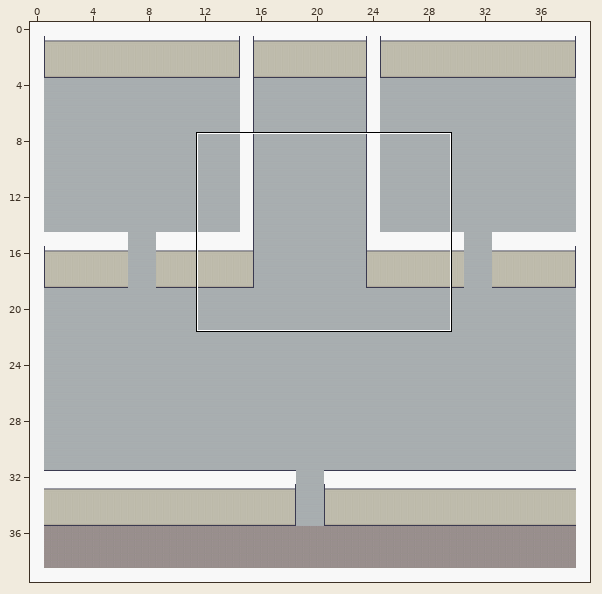
Two versions of a level (Tiled map (JSON), client/public/assets/map/test.tmj). The picture above shows the old version from afar; the outline marks the close-up.
Close-up. Old version:
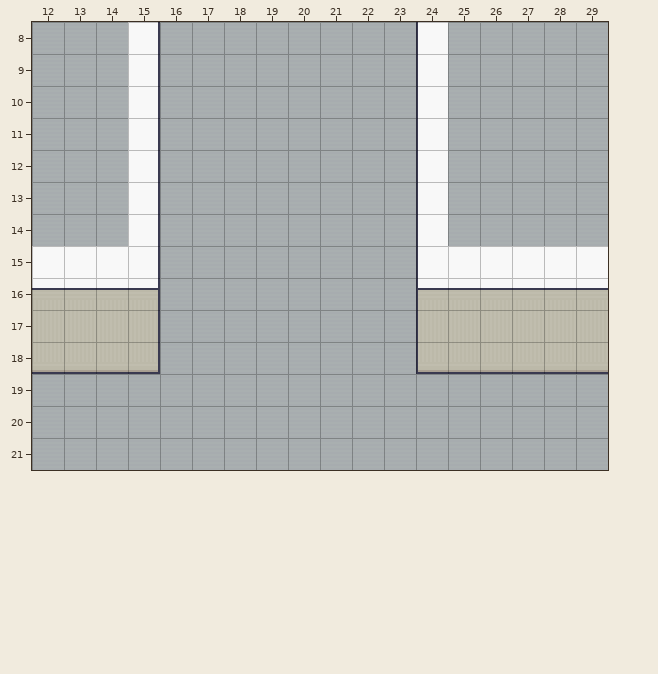
Cells are 32x32 px. Shown: x 12..29, y 8..21. The commit also changed other parts of the map, which this record leaves out.
Now the later version:
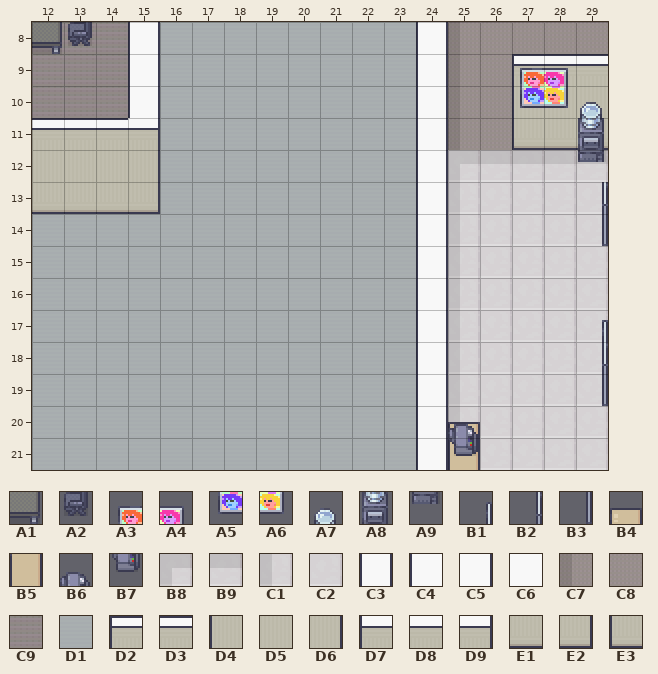
Key: from "Modern_Office_Black_Shadow": A1 45, A2 148, A3 192, A4 193, A5 208, A6 209, A7 252, A8 268, A9 284, B1 416, B2 432, B3 448, B4 692, B5 708, B6 729, B7 745; from "Room_Builder_Floors": B8 454, B9 455, C1 469, C2 470; from "Room_Builder_free_32x32": C3 32, C4 49 turned 270, C5 49 turned 90, C6 66, C7 116, C8 117, C9 151, D1 216, D2 323, D3 324, D4 327, D5 328, D6 329, D7 330, D8 331, D9 332, E1 341, E2 342, E3 347.
__ is an empty cell.
Tiles of an added or newly shown layer are drawn over the layers below it.
Diff:
Layer "Ground":
Tile D1 gives way to one hidden under a higher layer in row 21 at x 25.
The edit turns tile D1 into tile B8 in row 12 at x 25.
The edit turns tile D1 into tile B9 in row 12 at x 26 to 29.
There is now tile C1 in rows 15 to 18 at x 25.
The edit turns tile D1 into tile C1 in rows 13 to 14 at x 25; in rows 19 to 20 at x 25.
There is now tile C2 in rows 15 to 18 at x 26 to 29.
The edit turns tile D1 into tile C2 in rows 13 to 14 at x 26 to 29; in rows 19 to 21 at x 26 to 29.
The edit turns tile D1 into tile C7 in rows 8 to 11 at x 25.
The edit turns tile D1 into tile C8 in row 8 at x 26 to 29; in rows 9 to 11 at x 26.
The edit turns tile D1 into tile C9 in rows 8 to 10 at x 12 to 14.
Layer "Wall":
The edit turns tile C4 into tile C3 in rows 8 to 15 at x 24.
The edit turns tile C5 into tile C3 in rows 8 to 10 at x 15.
The edit turns tile D4 into tile C3 in row 17 at x 24.
The edit turns tile D7 into tile C3 in row 16 at x 24.
The edit turns tile E3 into tile C3 in row 18 at x 24.
There is now tile C3 in rows 19 to 21 at x 24.
There is now tile D2 in row 9 at x 27.
There is now tile D3 in row 9 at x 28 to 29; in row 11 at x 12 to 14.
There is now tile D4 in row 10 at x 27.
There is now tile D5 in row 10 at x 28 to 29; in row 12 at x 12 to 14.
The edit turns tile C5 into tile D6 in row 12 at x 15.
The edit turns tile C5 into tile D9 in row 11 at x 15.
There is now tile E1 in row 11 at x 28 to 29; in row 13 at x 12 to 14.
The edit turns tile C5 into tile E2 in row 13 at x 15.
There is now tile E3 in row 11 at x 27.
The author cleared tile C5 in rows 14 to 15 at x 15.
The author cleared tile C6 in row 15 at x 12 to 14 and 25 to 29.
The author cleared tile D5 in row 17 at x 12 to 14 and 25 to 29.
The author cleared tile D6 in row 17 at x 15.
The author cleared tile D8 in row 16 at x 12 to 14 and 25 to 29.
The author cleared tile D9 in row 16 at x 15.
The author cleared tile E1 in row 18 at x 12 to 14 and 25 to 29.
The author cleared tile E2 in row 18 at x 15.
Layer "Props" (added):
There is now tile A3 in row 9 at x 27.
There is now tile A4 in row 9 at x 28.
There is now tile A5 in row 10 at x 27.
There is now tile A6 in row 10 at x 28.
There is now tile A7 in row 10 at x 29.
There is now tile A8 in row 11 at x 29.
There is now tile A9 in row 12 at x 29.
There is now tile B1 in row 17 at x 29.
There is now tile B2 in row 13 at x 29; in row 18 at x 29.
There is now tile B3 in row 14 at x 29; in row 19 at x 29.
There is now tile B4 in row 20 at x 25.
There is now tile B5 in row 21 at x 25.
Layer "Props1" (added):
There is now tile A1 in row 8 at x 12.
There is now tile A2 in row 8 at x 13.
There is now tile B6 in row 20 at x 25.
There is now tile B7 in row 21 at x 25.
Changed places in both close-ups, as pixel boxes (x1, y1, x2, y2):
changed: (32, 22, 160, 374)
changed: (416, 22, 608, 470)
